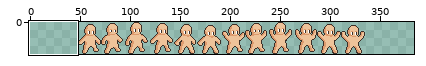
Sprite sheet, stored at assets/player_sheet.png. The first picture is a wide view before the edit; the outline marks the close-up.
Close-up. Earlier state:
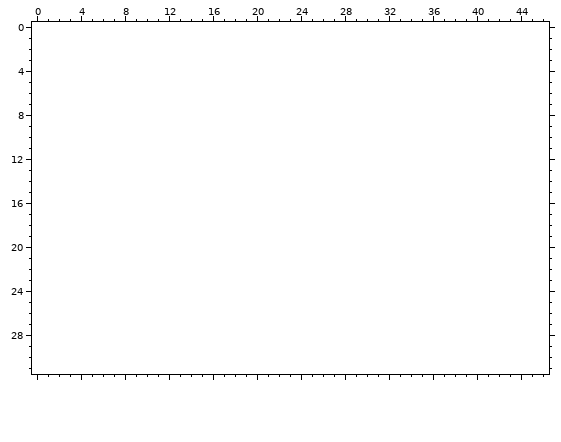
The file is 288x32 pixels. Shown: x 0..46, y 0..31. The old version is drawn lined up with the new one, on the new canvas. The commit also changed other parts of the picture, which this record leaves out.
The result:
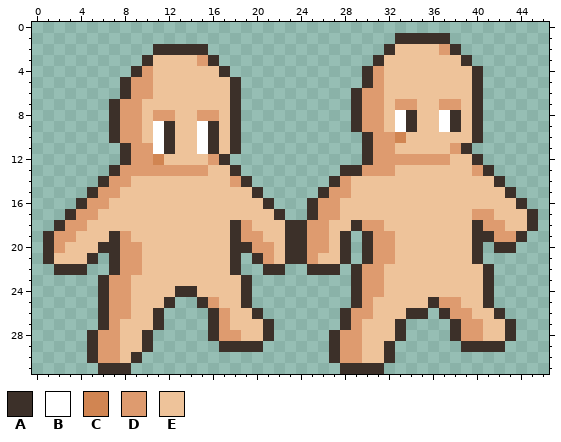
Palette (. is transparent): A #3c3029  B #ffffff  C #d18552  D #de9b6f  E #eec39a
Change:
canvas 288x32 -> 384x32, the old top-left corner now at 47,0
y 1: x 33..37 ..... -> AAAAA
y 2: x 11..15 ..... -> AAAAA; x 32..38 ....... -> AEEEEDA
y 3: x 10..16 ....... -> AEEEEDA; x 31..39 ......... -> AEEEEEEEA
y 4: x 9..17 ......... -> ADEEEEEEA; x 30..40 ........... -> ADEEEEEEEEA
y 5: x 8..18 ........... -> ADDEEEEEEEA; x 30..40 ........... -> ADEEEEEEEEA
y 6: x 8..18 ........... -> ADDEEEEEEEA; x 29..40 ............ -> ADDEEEEEEEEA
y 7: x 7..18 ............ -> ADDEEEEEEEEA; x 29..40 ............ -> ADDEDDEEDDEA
y 8: x 7..18 ............ -> ADDEDDEEDDEA; x 29..40 ............ -> ADDEBAEEBAEA
y 9: x 7..18 ............ -> ADDEBAEEBAEA; x 29..40 ............ -> ADDEBAEEBAEA
y 10: x 7..18 ............ -> ADDEBAEEBAEA; x 30..40 ........... -> ADDCEEEEEEA
y 11: x 8..18 ........... -> ADDBAEEBAEA; x 30..39 .......... -> ADDEEEEEDA
y 12: x 8..17 .......... -> ADDCEEEEDA; x 30..40 ........... -> ADDDDDDDEEA
y 13: x 7..18 ............ -> ADDDDDDDDEEA; x 28..41 .............. -> AADDDEEEEEEEDA
y 14: x 6..19 .............. -> ADDEEEEEEEEEDA; x 27..42 ................ -> ADEEEEEEEEEEEEEA
y 15: x 5..20 ................ -> ADDEEEEEEEEEEEEA; x 26..43 .................. -> ADDEEEEEEEEEEEEEEA
y 16: x 4..21 .................. -> ADDEEEEEEEEEEEEEEA; x 25..44 .................... -> ADDEEEEEEEEEEEEEEEEA
y 17: x 3..22 .................... -> ADDEEEEEEEEEEEEEEEEA; x 25..45 ..................... -> ADDEEEEEEEEEEEEDDEEEA
y 18: x 2..45 ............................................ -> ADDEEEEEEEEEEEEEADEEEAADDEEADDEEEEEEEEADDEEA
y 19: x 1..28 ............................ -> ADDEEEADEEEEEEEEEADDEEAADDEA; x 30..44 ............... -> ADDEEEEEEEAADDA
y 20: x 1..28 ............................ -> ADEEEAADDEEEEEEEEAADDEAADDEA; x 30..40 ........... -> ADDEEEEEEEA; x 42..43 .. -> AA
y 21: x 1..5 ..... -> AEEEA; x 7..18 ............ -> ADDEEEEEEEEA; x 20..28 ......... -> ADEAADEEA; x 30..40 ........... -> ADDEEEEEEEA
y 22: x 2..4 ... -> AAA; x 7..18 ............ -> ADDEEEEEEEEA; x 21..22 .. -> AA; x 25..27 ... -> AAA; x 29..41 ............. -> ADDEEEEEEEEEA
y 23: x 6..19 .............. -> ADDEEEEEEEEEEA; x 29..41 ............. -> ADDEEEEEEEEEA
y 24: x 6..19 .............. -> ADDEEEEAAEEEEA; x 29..41 ............. -> ADDEEEEEEEEEA
y 25: x 6..12 ....... -> ADDEEEA; x 15..19 ..... -> ADEEA; x 29..41 ............. -> ADEEEEEADDEEA
y 26: x 6..11 ...... -> ADDEEA; x 16..20 ..... -> ADEEA; x 28..35 ........ -> ADDEEEAA; x 37..42 ...... -> ADDEEA
y 27: x 6..11 ...... -> ADEEEA; x 16..21 ...... -> ADEEEA; x 28..33 ...... -> ADEEEA; x 38..43 ...... -> ADDEEA
y 28: x 5..10 ...... -> ADDEEA; x 16..21 ...... -> ADDEEA; x 27..33 ....... -> ADDEEEA; x 38..43 ...... -> ADDEEA
y 29: x 5..10 ...... -> ADDEEA; x 17..20 .... -> AAAA; x 27..32 ...... -> ADDEEA; x 39..42 .... -> AAAA
y 30: x 5..9 ..... -> ADDEA; x 27..32 ...... -> ADDEEA
y 31: x 6..8 ... -> AAA; x 28..31 .... -> AAAA
Boxes around the changes in both close-ups, in picture pixels (x1, y1, x2, y2):
added: (43, 33, 538, 374)
